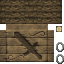
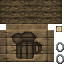
Before/after of a 64x64 layered artwork. What changed in the layer stack:
added group "Jug" with 5 layers in group "Sign" over (x1=7, y1=28, x2=47, y2=62)
added layer "Layer 5 copy 7" (overlay, 12%) in group "Jug" over (x1=7, y1=28, x2=47, y2=62)
added layer "Layer 5 copy 6" (overlay, 12%) in group "Jug" over (x1=7, y1=28, x2=47, y2=62)
added layer "Layer 17" in group "Jug" over (x1=7, y1=28, x2=47, y2=62)
added layer "Layer 16" (70%) in group "Jug" over (x1=12, y1=32, x2=42, y2=59)
moved "Layer 5 copy 3" into group "Sword" over (x1=7, y1=28, x2=47, y2=62)
moved "Layer 5 copy 2" into group "Sword" over (x1=7, y1=28, x2=47, y2=62)
moved "Layer 10 copy" into group "Sword" over (x1=9, y1=29, x2=47, y2=62)
moved "Layer 9" into group "Sword" over (x1=14, y1=32, x2=42, y2=60)
added layer "Jug Extras" in group "Sign" over (x1=9, y1=31, x2=45, y2=61)
renamed "Layer 10" to "Sword Extras", hid it over (x1=11, y1=30, x2=43, y2=62)
hid "Swirls" over (x1=7, y1=28, x2=47, y2=62)
